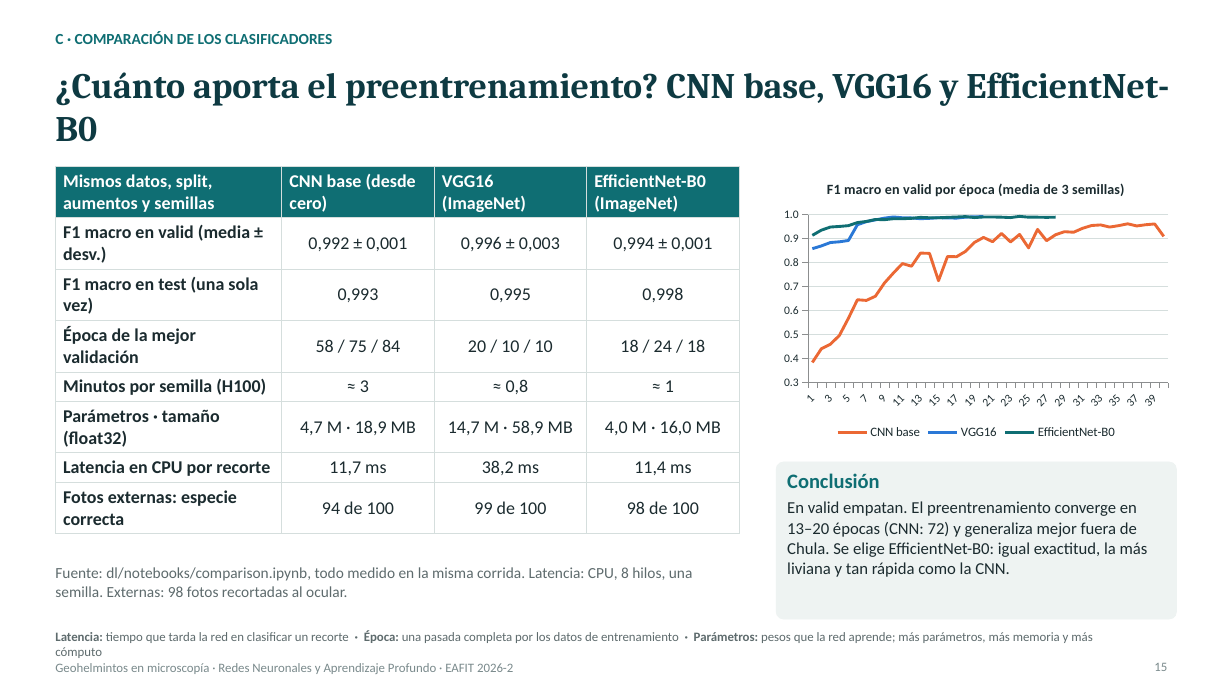
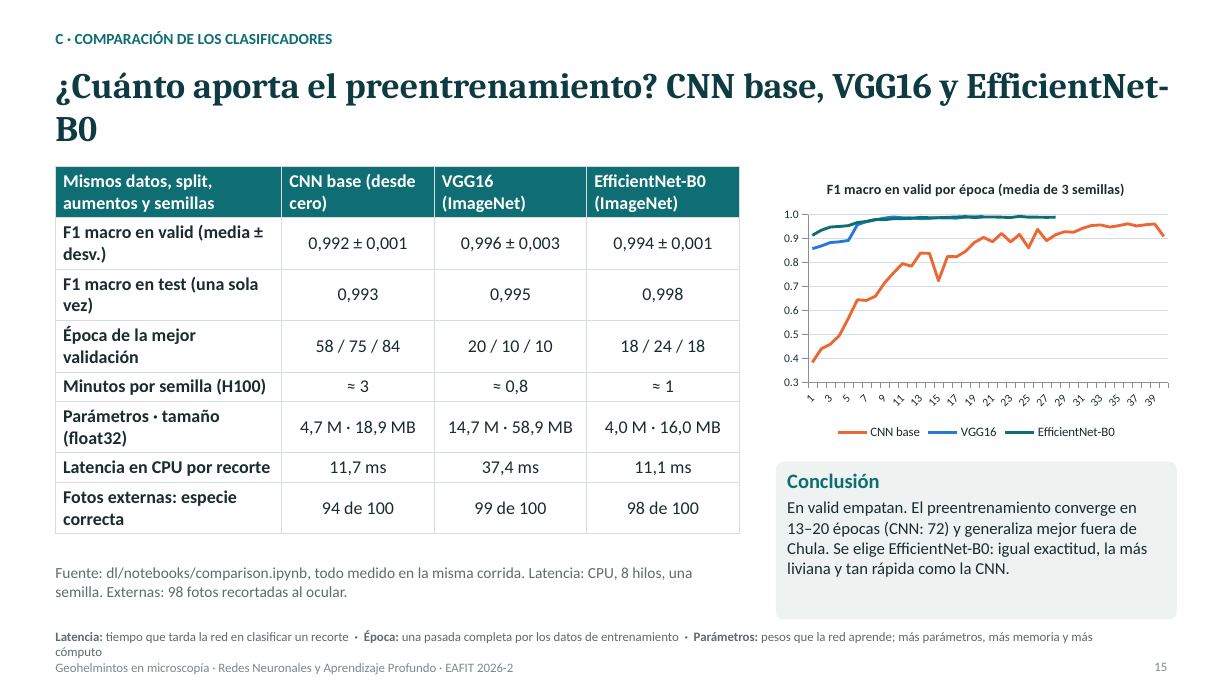
Before and after one commit to Llano0/ParCero_beta, a slide deck: slide 15 of docs/entregas/deep-learning/Presentacion_Geohelmintos_DL.pptx. Drawn at 1232x693 pixels with LibreOffice and Linux fonts; fonts in the diff are those of the drawing. Boxes give left, top, right and bottom in pixels: in the first picture for what was removed or moved away, otherwise in the second. Text is boxed around its words. In the diff, an @@ line names an element or a change of style, - is before the commit and + after.

```diff
--- a/docs/entregas/deep-learning/Presentacion_Geohelmintos_DL.pptx
+++ b/docs/entregas/deep-learning/Presentacion_Geohelmintos_DL.pptx
@@ table at (55,166,739,529) @@
-row 7, column 3: 38,2 ms
+row 7, column 3: 37,4 ms
-row 7, column 4: 11,4 ms
+row 7, column 4: 11,1 ms
```
Also in this commit, not shown: 1 other slide changed, 1 slide added, 11 other files.
